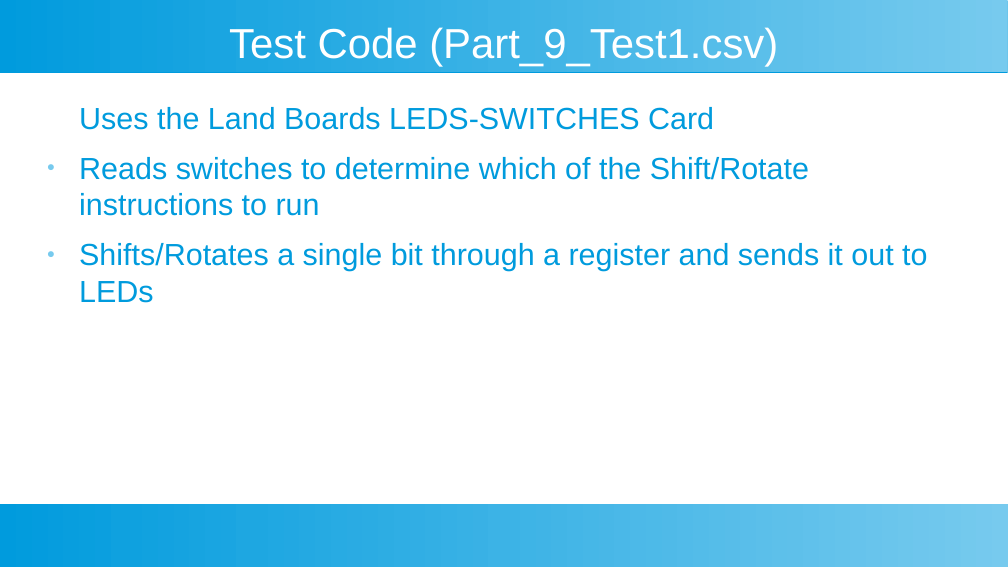
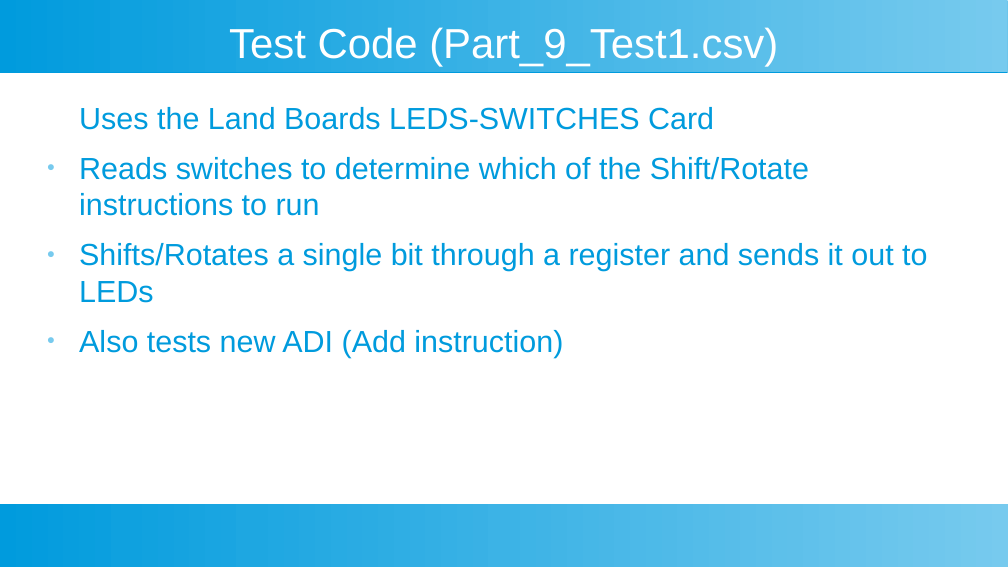
Before and after one commit to douggilliland/Design_A_CPU, a slide deck: slide 8 of Docs/DIY-FPGA-Computer-09_Shifting_Rotating.odp. Drawn at 1008x567 pixels with LibreOffice and Linux fonts; fonts in the diff are those of the drawing. Boxes give left, top, right and bottom in pixels: in the first picture for what was removed or moved away, otherwise in the second. Text is boxed around its words. In the diff, an @@ line names an element or a change of style, - is before the commit and + after.

```diff
--- a/Docs/DIY-FPGA-Computer-09_Shifting_Rotating.odp
+++ b/Docs/DIY-FPGA-Computer-09_Shifting_Rotating.odp
@@ text at [79,330,563,358]: paragraph added @@
+● Also tests new ADI (Add instruction)
```
Also in this commit, not shown: 4 other slides changed, 14 slides added, 25 other files.
